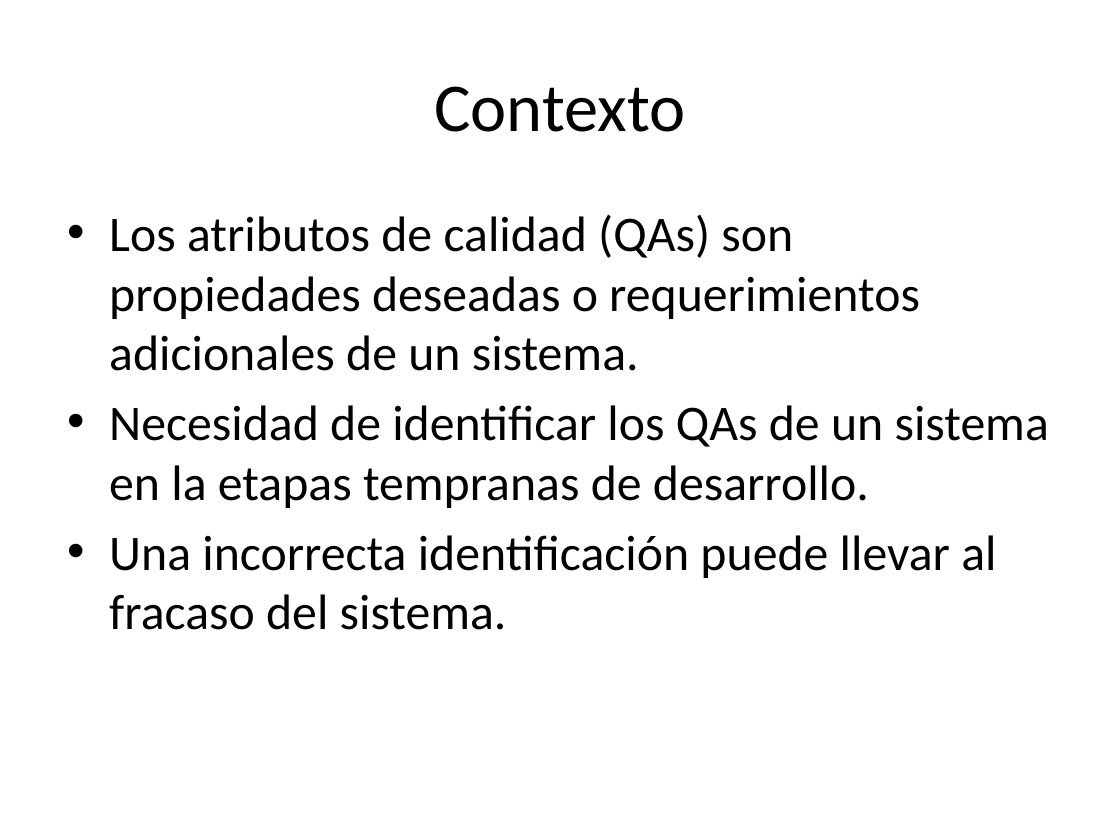
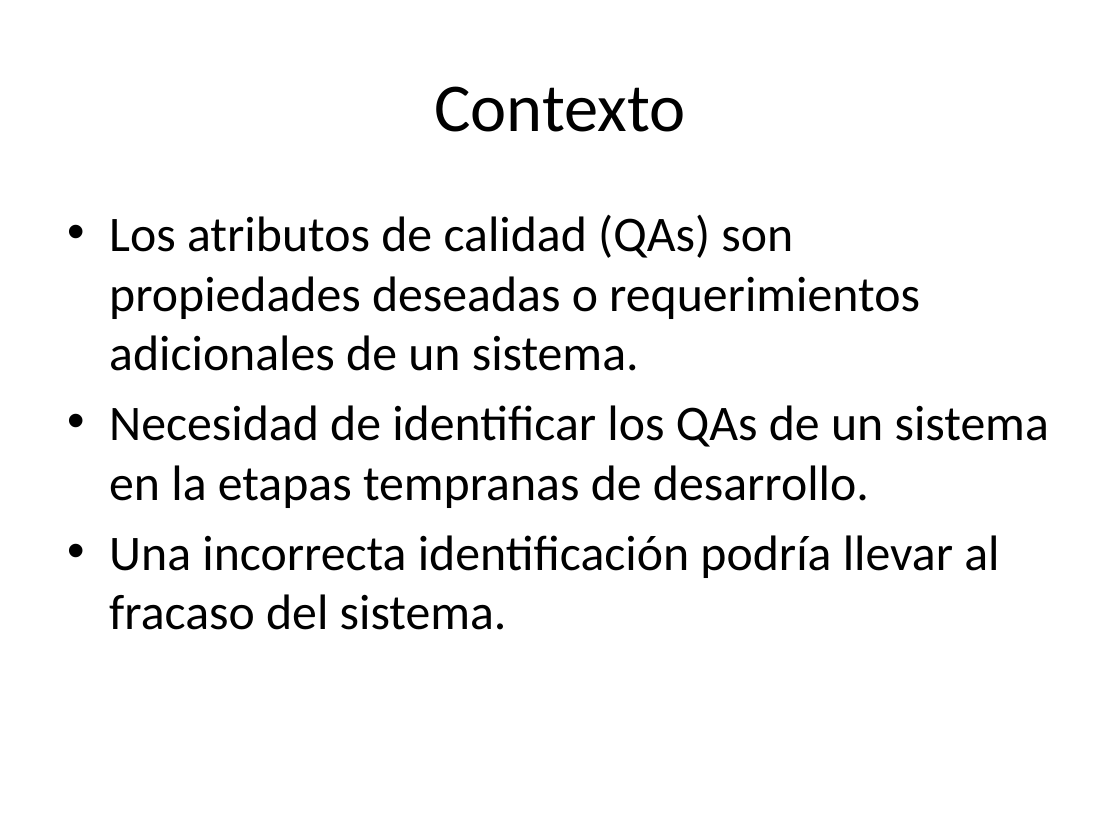
Before and after one commit to alejandrorago/qatesis2, a slide deck: slide 4 of Capitulos Finales/filiminasPeladas.pptx. Drawn at 1120x840 pixels with LibreOffice and Linux fonts; fonts in the diff are those of the drawing. Boxes give left, top, right and bottom in pixels: in the first picture for what was removed or moved away, otherwise in the second. Text is boxed around its words. In the diff, an @@ line names an element or a change of style, - is before the commit and + after.

```diff
--- a/Capitulos Finales/filiminasPeladas.pptx
+++ b/Capitulos Finales/filiminasPeladas.pptx
@@ text at (109, 535, 999, 630): text changed @@
-• Una incorrecta identificación puede llevar al fracaso del sistema.
+• Una incorrecta identificación podría llevar al fracaso del sistema.
```
